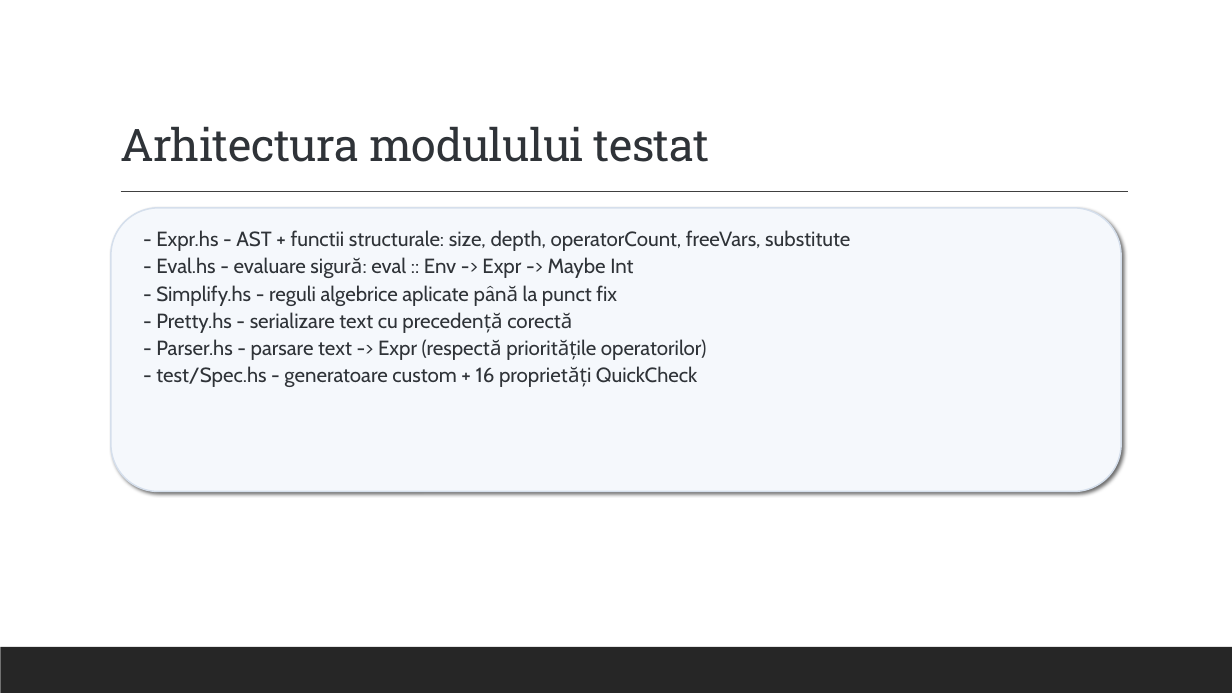
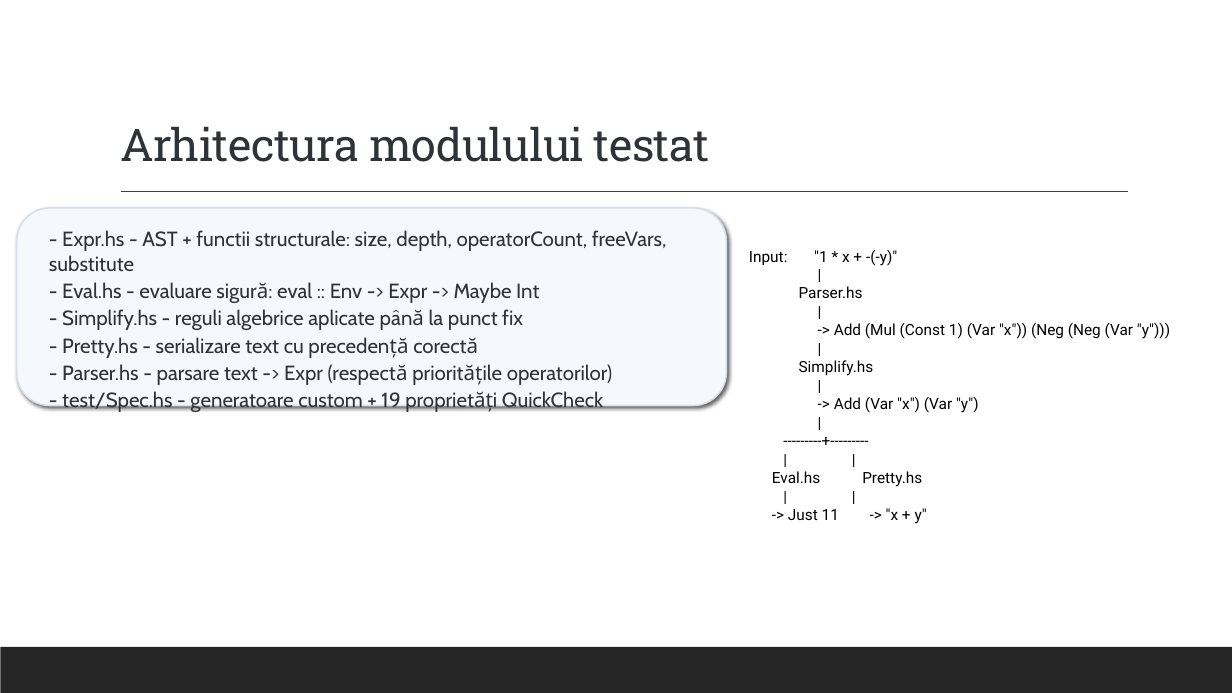
Before and after one commit to alexandrunite/MFIS_Project, a slide deck: slide 6 of Testarea property-based folosind QuickCheck.pptx. Drawn at 1232x693 pixels with LibreOffice and Linux fonts; fonts in the diff are those of the drawing. Boxes give left, top, right and bottom in pixels: in the first picture for what was removed or moved away, otherwise in the second. Text is boxed around its words. In the diff, an @@ line names an element or a change of style, - is before the commit and + after.

```diff
--- a/Testarea property-based folosind QuickCheck.pptx
+++ b/Testarea property-based folosind QuickCheck.pptx
@@ rounded rectangle: place and size @@
-rounded rectangle at <box>111,208,1121,492</box>
+rounded rectangle at <box>17,208,726,406</box>
@@ text "- Expr.hs - AST + ...": place and size @@
-text "- Expr.hs - AST + ..." at <box>156,230,850,387</box>
+text "- Expr.hs - AST + ..." at <box>49,230,667,412</box>
@@ text added at <box>749,250,1170,524</box>, 12 pt, text #000000 @@
+Input: "1 * x + -(-y)"
+|
+Parser.hs
+|
+-> Add (Mul (Const 1) (Var "x")) (Neg (Neg (Var "y")))
+|
+Simplify.hs
+|
+-> Add (Var "x") (Var "y")
+|
+---------+---------
+| |
+Eval.hs Pretty.hs
+| |
+-> Just 11 -> "x + y"
@@ text at <box>62,391,603,412</box>: text changed @@
-- test/Spec.hs - generatoare custom + 16 proprietăți QuickCheck
+- test/Spec.hs - generatoare custom + 19 proprietăți QuickCheck
```
Also in this commit, not shown: 8 other slides changed.
